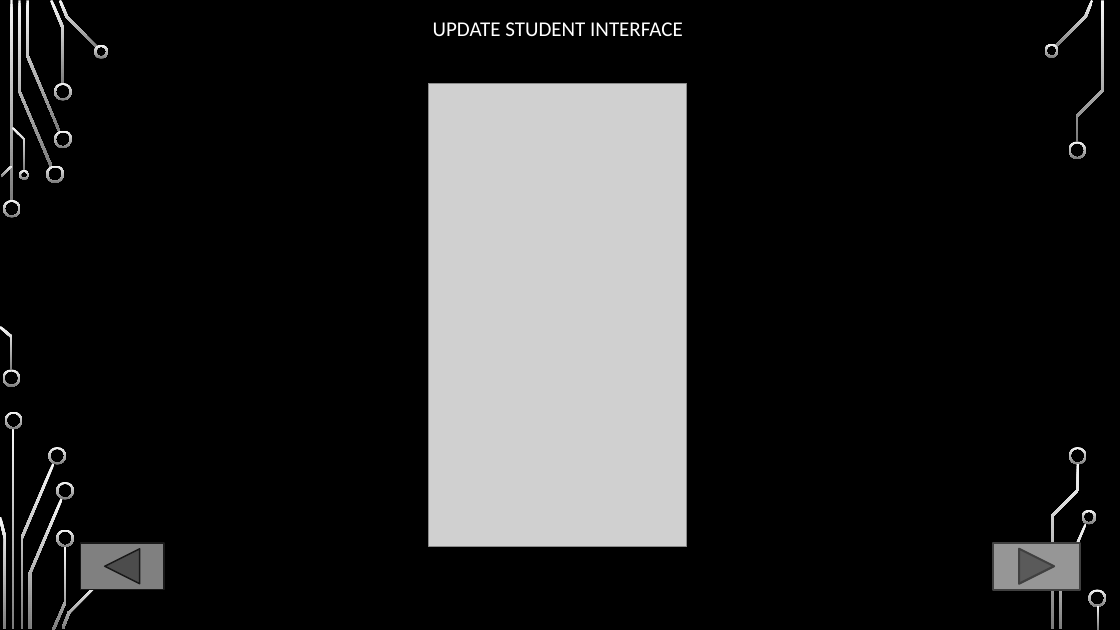
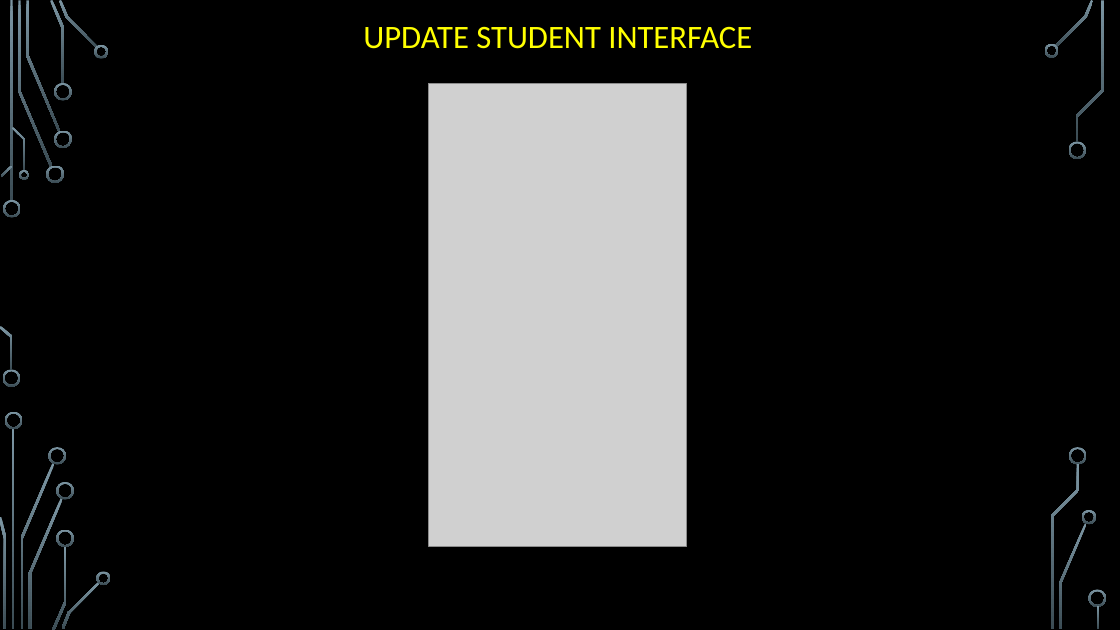
Before and after one commit to FarissAdnann/FYPGROUP2, a slide deck: slide 8 of Interface/INTERFACE.pptx. Drawn at 1120x630 pixels with LibreOffice and Linux fonts; fonts in the diff are those of the drawing; grey boxes stand for pictures; background and template pictures are left out. Boxes give left, top, right and bottom in pixels: in the first picture for what was removed or moved away, otherwise in the second. Text is boxed around its words. In the diff, an @@ line names an element or a change of style, - is before the commit and + after.

```diff
--- a/Interface/INTERFACE.pptx
+++ b/Interface/INTERFACE.pptx
@@ fill gradient #F8F8F8 to #7C7C7C to gradient #7C96A3 to #3B4C54 in 36 elements at box(3, 200, 21, 218), box(3, 370, 20, 387), box(18, 1, 52, 167), box(46, 166, 64, 183), box(26, 1, 60, 132), box(50, 0, 65, 84), box(54, 130, 71, 148), box(54, 83, 71, 101), box(59, 0, 97, 49), box(94, 45, 109, 58), box(1, 166, 13, 177), box(0, 326, 13, 371), box(12, 127, 25, 171), box(18, 170, 29, 180), box(13, 429, 15, 629), box(20, 463, 54, 628), box(5, 412, 23, 429), box(0, 517, 6, 628), box(49, 447, 66, 465), box(29, 498, 63, 629), box(52, 546, 66, 630), box(56, 482, 74, 500), box(56, 529, 74, 547), box(61, 581, 100, 629), box(97, 571, 111, 585), box(1055, 0, 1094, 47), box(1044, 44, 1059, 58), box(1069, 141, 1086, 159), box(1060, 523, 1087, 629), box(1082, 510, 1096, 524), box(1076, 1, 1104, 143), box(1070, 447, 1087, 465), box(1051, 464, 1080, 629), box(1089, 590, 1107, 607), box(1097, 606, 1100, 629), box(10, 1, 13, 202) @@
@@ text "UPDATE STUDENT INTERFACE" at box(363, 26, 752, 49): size 18 to 28 pt, text colour #FFFFFF to #FFFF00 @@
@@ action button back previous removed at box(81, 543, 164, 590) @@
@@ action button forward next removed at box(994, 543, 1081, 590) @@
```
Also in this commit, not shown: 11 other slides changed, 1 slide added, 1 slide removed, 6 other files.
